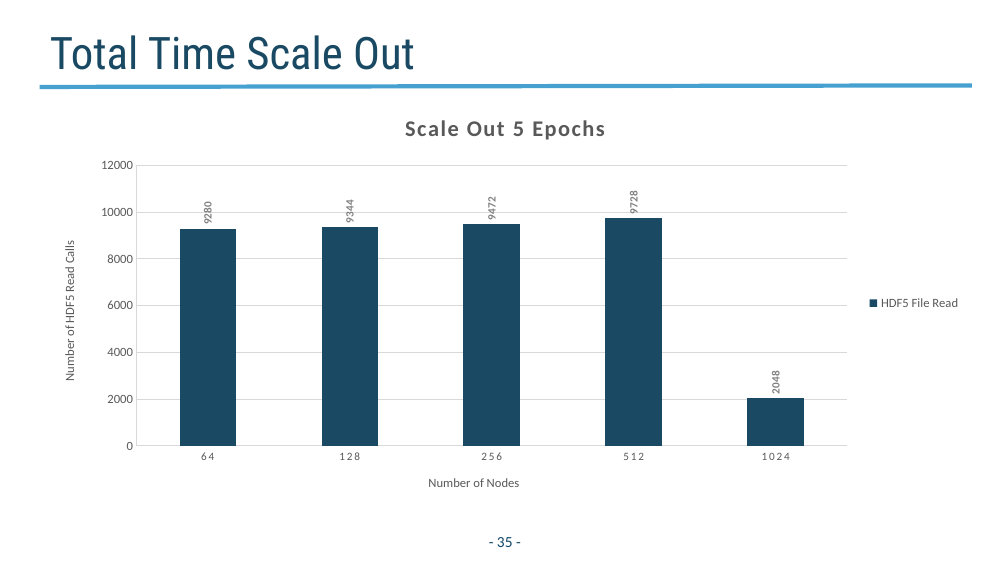
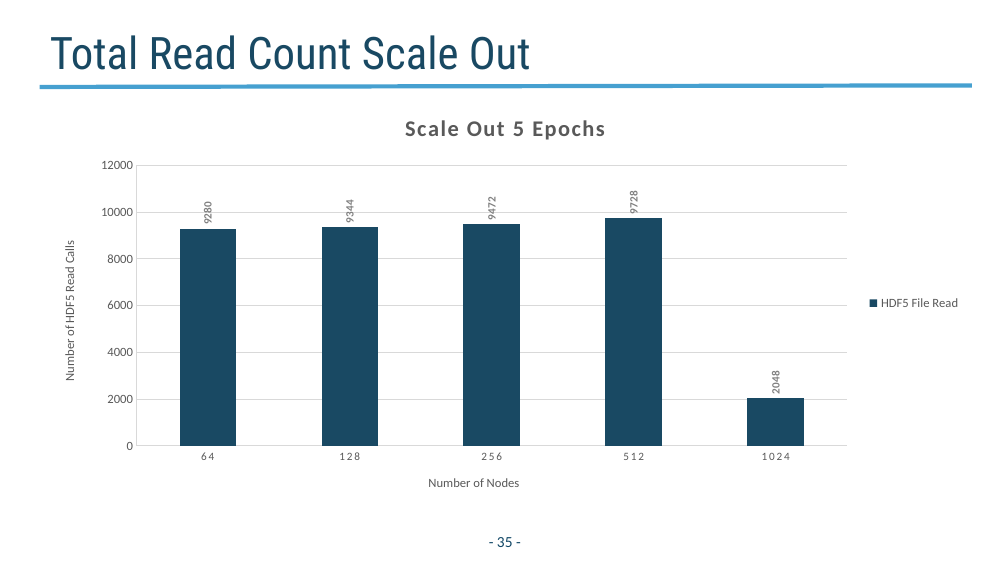
Before and after one commit to NERSC/DL-Parallel-IO, a slide deck: slide 35 of related_works/summary_slides/Project_Progress_Time_Breakdown_IO_20180629.pptx. Drawn at 1008x567 pixels with LibreOffice and Linux fonts; fonts in the diff are those of the drawing; background and template pictures are left out. Boxes give left, top, right and bottom in pixels: in the first picture for what was removed or moved away, otherwise in the second. Text is boxed around its words. In the diff, an @@ line names an element or a change of style, - is before the commit and + after.

Commit message:
Add plotting scripts; Add presentation slides; Remove redundant IO call in tiramisu_helpers

```diff
--- a/related_works/summary_slides/Project_Progress_Time_Breakdown_IO_20180629.pptx
+++ b/related_works/summary_slides/Project_Progress_Time_Breakdown_IO_20180629.pptx
@@ title at [50,35,531,70]: text changed @@
-Total Time Scale Out
+Total Read Count Scale Out
```
Also in this commit, not shown: 7 other files.
